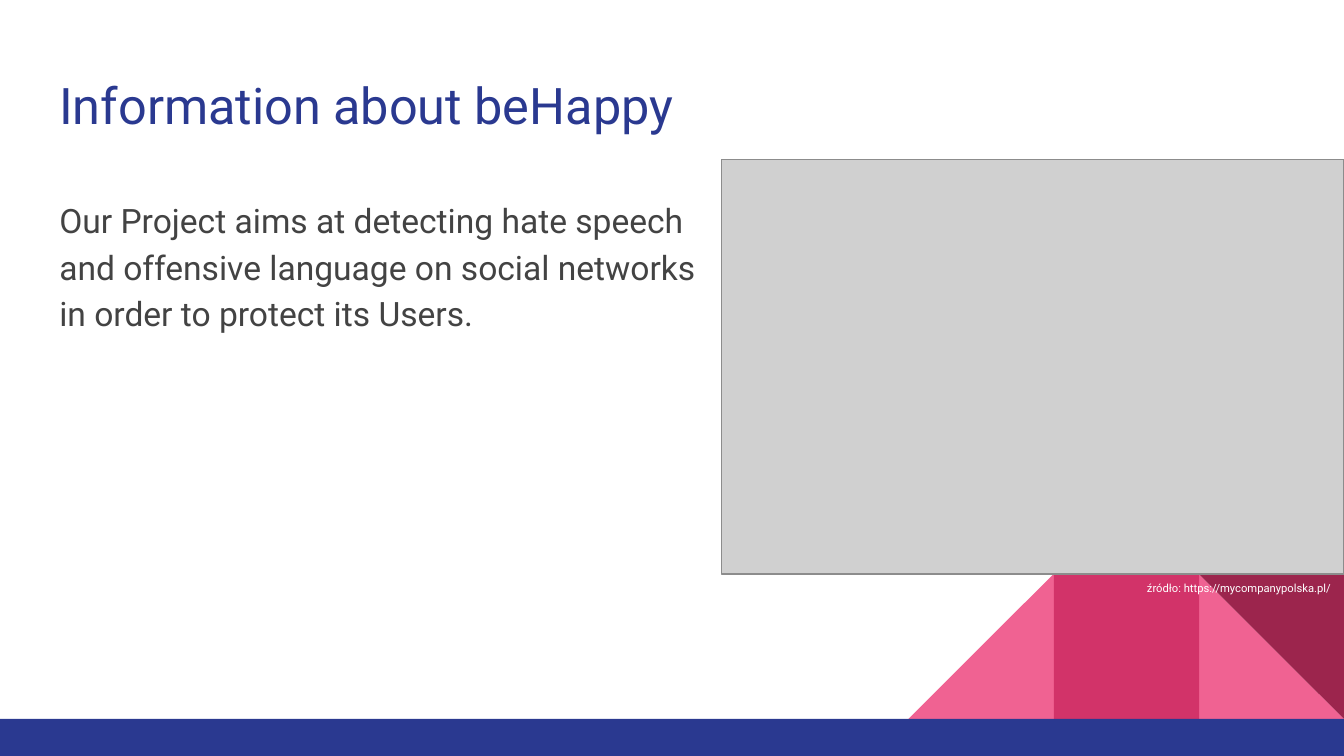
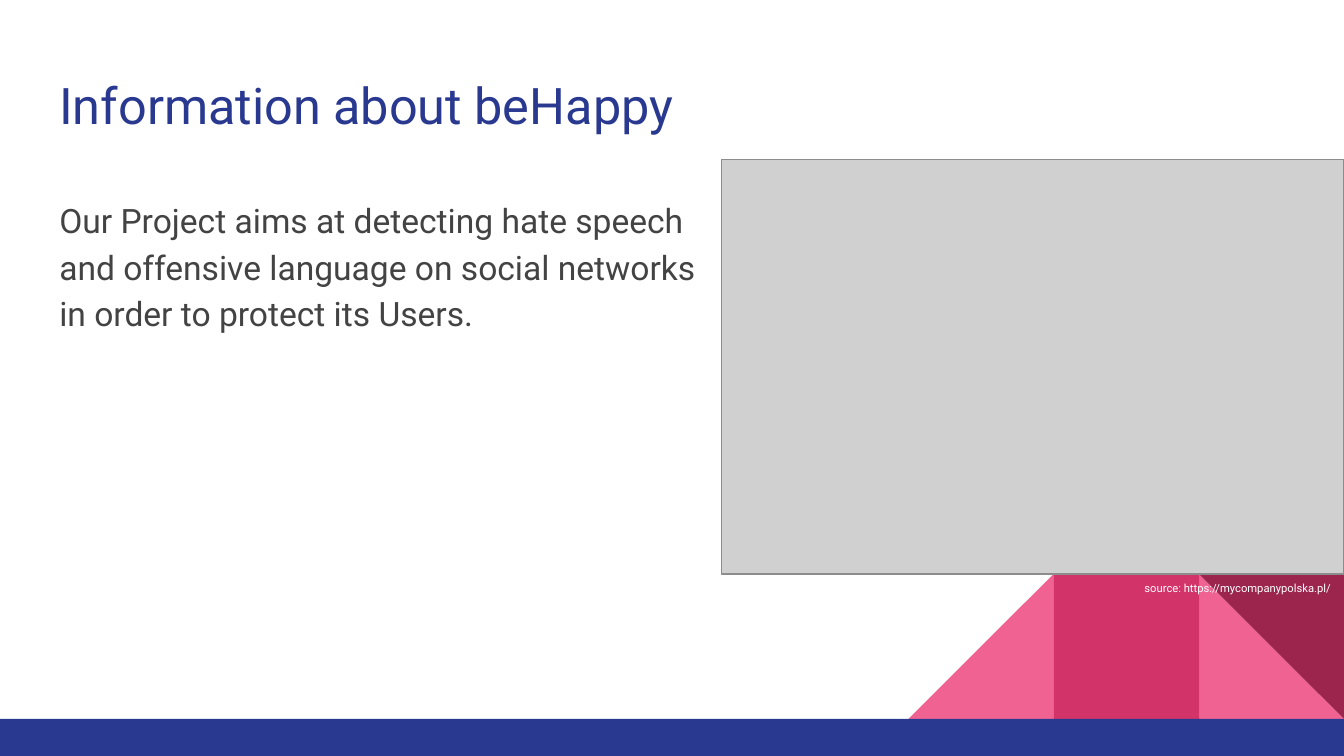
Before and after one commit to Jakub-S-K/beHappy-Ai4Youth, a slide deck: slide 2 of beHappy in English.pptx. Drawn at 1344x756 pixels with LibreOffice and Linux fonts; fonts in the diff are those of the drawing; grey boxes stand for pictures. Boxes give left, top, right and bottom in pixels: in the first picture for what was removed or moved away, otherwise in the second. Text is boxed around its words. In the diff, an @@ line names an element or a change of style, - is before the commit and + after.

```diff
--- a/beHappy in English.pptx
+++ b/beHappy in English.pptx
@@ text at [1144, 581, 1331, 595]: text changed @@
-źródło: https://mycompanypolska.pl/
+source: https://mycompanypolska.pl/
```
Also in this commit, not shown: 6 other slides changed, 1 slide added, 1 slide removed, 1 other file.
